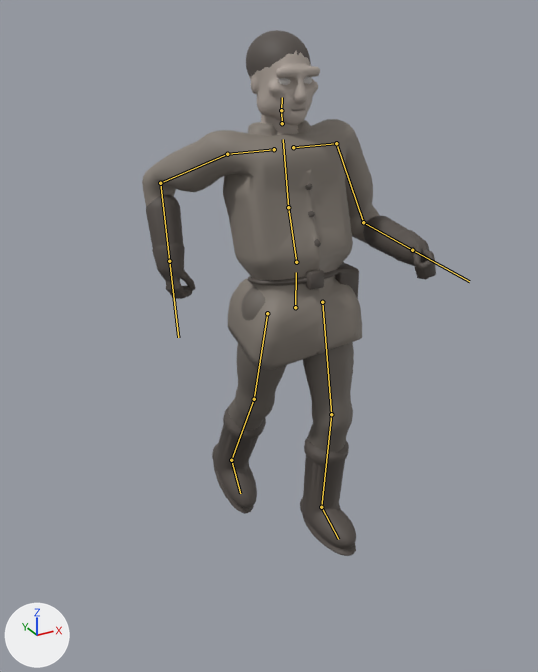
The FBX model Assets/Resources/Bodies/Living.fbx: old version first, new version second.
One viewpoint serves both versions: a 50 mm lens placed at (-0.677, -1.125, 1.041), pointed at (-0.106, -0.089, 0.523). Every picture has the same lights, and +X, +Y and +Z are marked at lower left. The picture after the commit comes second. Both versions are drawn at frame 7 of the action 'Living|Attack'; the numbers are the values there. The bones that change, and the others that lie on the model, are drawn over the model as lines.

In view in the first picture: 'LivingMesh'.
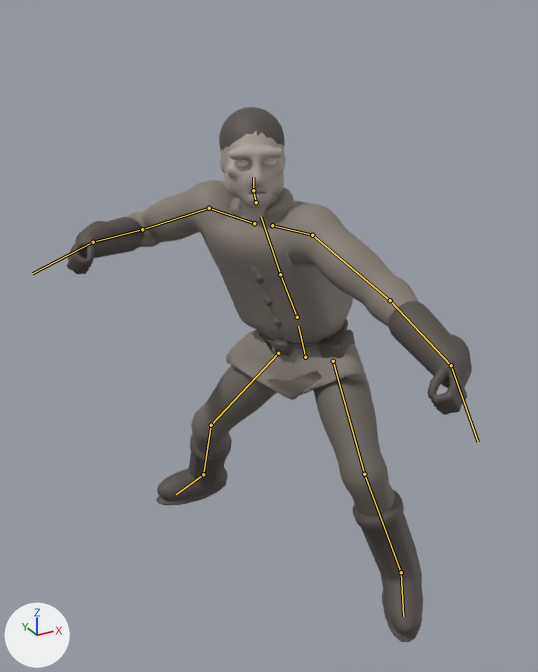
Boxes (x1, y1, x2, y2) around the edits, measured in the pictures (538 x 672 px):
'LivingMesh', posed (38% wider)
    before: (142, 30, 436, 556)
    after: (67, 107, 472, 642)
bone 'Hips', root to tip
    before: (295, 307) to (296, 272)
    after: (305, 357) to (298, 326)
bone 'Spine', root to tip
    before: (296, 262) to (288, 207)
    after: (297, 317) to (280, 274)
bone 'Chest', root to tip
    before: (288, 207) to (283, 139)
    after: (280, 274) to (261, 216)
bone 'Neck', root to tip
    before: (282, 123) to (281, 110)
    after: (256, 202) to (253, 190)
bone 'Head', root to tip
    before: (281, 110) to (282, 97)
    after: (253, 190) to (253, 177)
bone 'LeftShoulder', root to tip
    before: (293, 147) to (336, 143)
    after: (272, 225) to (312, 235)
bone 'LeftUpperArm', root to tip
    before: (336, 143) to (363, 222)
    after: (312, 235) to (390, 300)
bone 'LeftLowerArm', root to tip
    before: (363, 222) to (412, 250)
    after: (390, 300) to (451, 365)
bone 'LeftHand', root to tip
    before: (412, 250) to (469, 281)
    after: (451, 365) to (478, 442)
bone 'RightShoulder', root to tip
    before: (274, 149) to (227, 154)
    after: (254, 223) to (209, 208)
bone 'RightUpperArm', root to tip
    before: (227, 154) to (160, 183)
    after: (209, 208) to (142, 229)
bone 'RightLowerArm', root to tip
    before: (160, 183) to (169, 261)
    after: (142, 229) to (93, 242)
bone 'RightHand', root to tip
    before: (169, 261) to (178, 337)
    after: (93, 242) to (32, 273)
bone 'LeftUpperLeg', root to tip
    before: (322, 302) to (331, 414)
    after: (333, 361) to (364, 474)
bone 'LeftLowerLeg', root to tip
    before: (331, 414) to (321, 507)
    after: (364, 474) to (401, 572)
bone 'LeftFoot', root to tip
    before: (321, 507) to (338, 539)
    after: (401, 572) to (403, 616)
bone 'RightUpperLeg', root to tip
    before: (267, 313) to (254, 399)
    after: (278, 353) to (211, 425)
bone 'RightLowerLeg', root to tip
    before: (254, 399) to (231, 460)
    after: (211, 425) to (203, 474)
bone 'RightFoot', root to tip
    before: (231, 460) to (240, 493)
    after: (203, 474) to (176, 494)

What the commit changed:
Bone 'Hips' (bone_hips) moves from (0.0, 0.014, 0.0) to (0.01, -0.082, 0.022).
Bone 'Hips' (bone_hips) turns from (0, 0, 0) to (2, -60, 12) degrees about its own x, y and z.
Bone 'Spine' (bone_spine) turns from (-18, 0, 0) to (9, -6, 2) degrees about its own x, y and z.
Bone 'Chest' (bone_chest) turns from (8, 0, 0) to (-1, -1, -1) degrees about its own x, y and z.
Bone 'Neck' (bone_neck) turns from (4, 0, 0) to (-8, 12, -5) degrees about its own x, y and z.
Bone 'Head' (bone_head) turns from (10, 0, 0) to (-12, 31, -11) degrees about its own x, y and z.
Bone 'LeftShoulder' (bone_leftshoulder) turns from (0, 0, 0) to (-1, 1, -8) degrees about its own x, y and z.
Bone 'LeftUpperArm' (bone_leftupperarm) turns from (-66, 10, 0) to (-27, -34, 6) degrees about its own x, y and z.
Bone 'LeftLowerArm' (bone_leftlowerarm) turns from (0, 0, -82) to (-1, -35, -12) degrees about its own x, y and z.
Bone 'LeftHand' (bone_lefthand) turns from (0, 0, 0) to (-19, -2, -20) degrees about its own x, y and z.
Bone 'RightShoulder' (bone_rightshoulder) turns from (0, 0, 0) to (18, -3, 4) degrees about its own x, y and z.
Bone 'RightUpperArm' (bone_rightupperarm) turns from (-66, -74, 0) to (-34, 24, -7) degrees about its own x, y and z.
Bone 'RightLowerArm' (bone_rightlowerarm) turns from (0, 0, 82) to (2, 33, 99) degrees about its own x, y and z.
Bone 'RightHand' (bone_righthand) turns from (0, 0, 0) to (-5, -1, -9) degrees about its own x, y and z.
Bone 'LeftUpperLeg' (bone_leftupperleg) turns from (-14, 0, 0) to (-56, -32, -8) degrees about its own x, y and z.
Bone 'LeftLowerLeg' (bone_leftlowerleg) turns from (20, 0, 0) to (54, 4, 5) degrees about its own x, y and z.
Bone 'LeftFoot' (bone_leftfoot) turns from (-4, 0, 0) to (10, -17, 6) degrees about its own x, y and z.
Bone 'RightUpperLeg' (bone_rightupperleg) turns from (18, 0, 1) to (-31, 36, 27) degrees about its own x, y and z.
Bone 'RightLowerLeg' (bone_rightlowerleg) turns from (10, 0, 0) to (37, -5, 3) degrees about its own x, y and z.
Bone 'RightFoot' (bone_rightfoot) turns from (4, 0, 0) to (-10, 28, -16) degrees about its own x, y and z.
